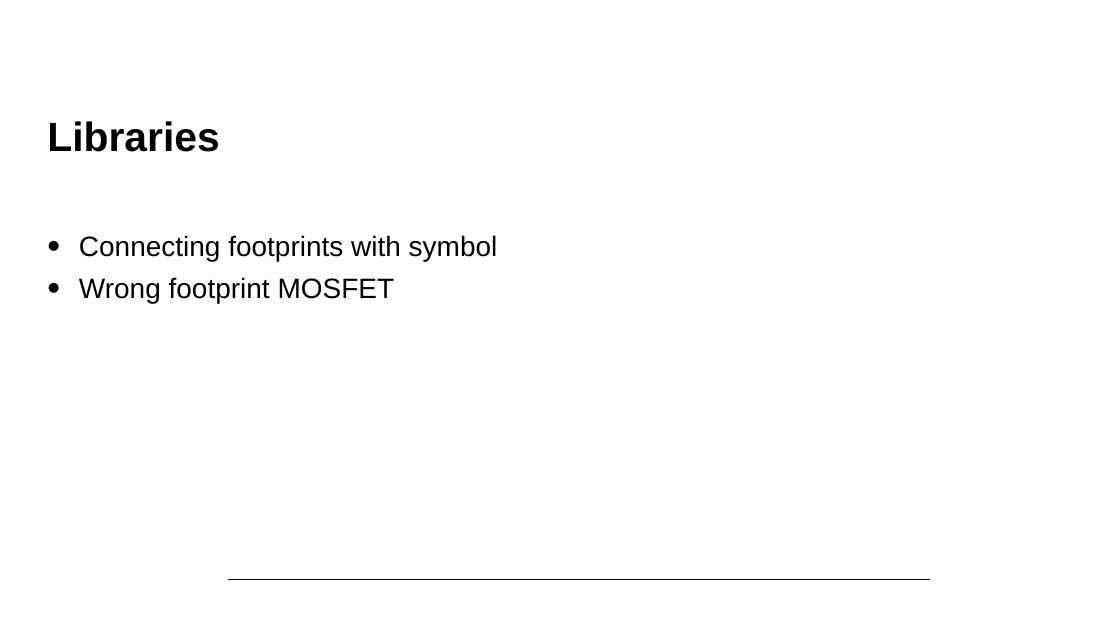
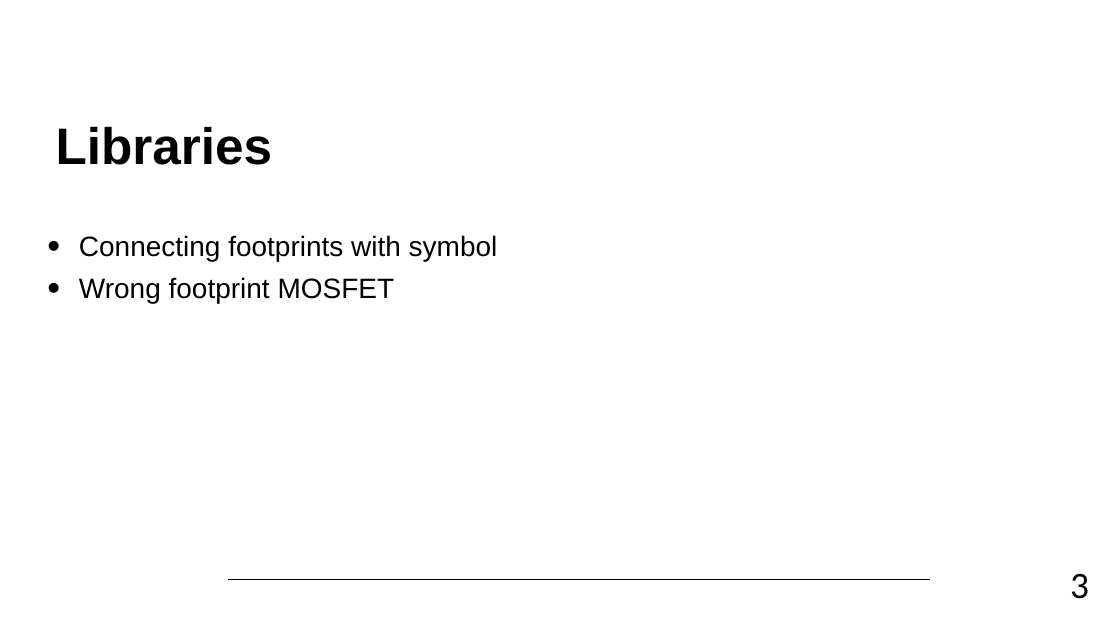
Before and after one commit to JelleClaes2/Soldering_Station, a slide deck: slide 3 of Presentation_Jelle_Claes.pptx. Drawn at 1120x630 pixels with LibreOffice and Linux fonts; fonts in the diff are those of the drawing; background and template pictures are left out. Boxes give left, top, right and bottom in pixels: in the first picture for what was removed or moved away, otherwise in the second. Text is boxed around its words. In the diff, an @@ line names an element or a change of style, - is before the commit and + after.

```diff
--- a/Presentation_Jelle_Claes.pptx
+++ b/Presentation_Jelle_Claes.pptx
@@ title "Libraries" at box(56, 126, 273, 165): size 35 to 44 pt @@
@@ text added at box(1070, 573, 1089, 599), 32 pt, text #000000 @@
+3
```
Also in this commit, not shown: 6 other slides changed, 1 slide added, 1 slide removed, 2 other files.
